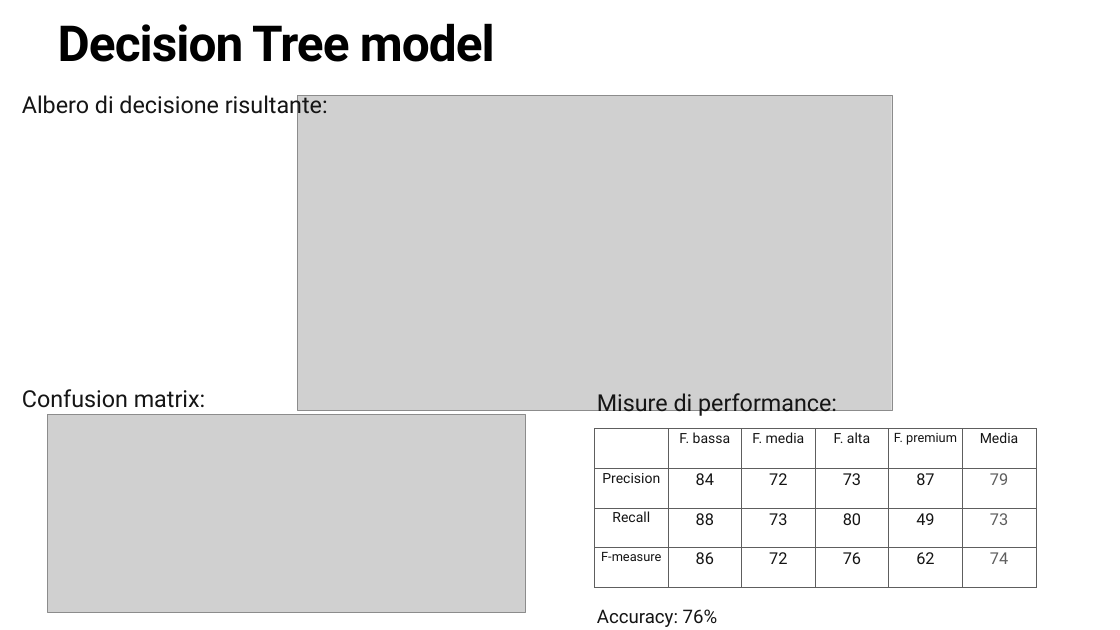
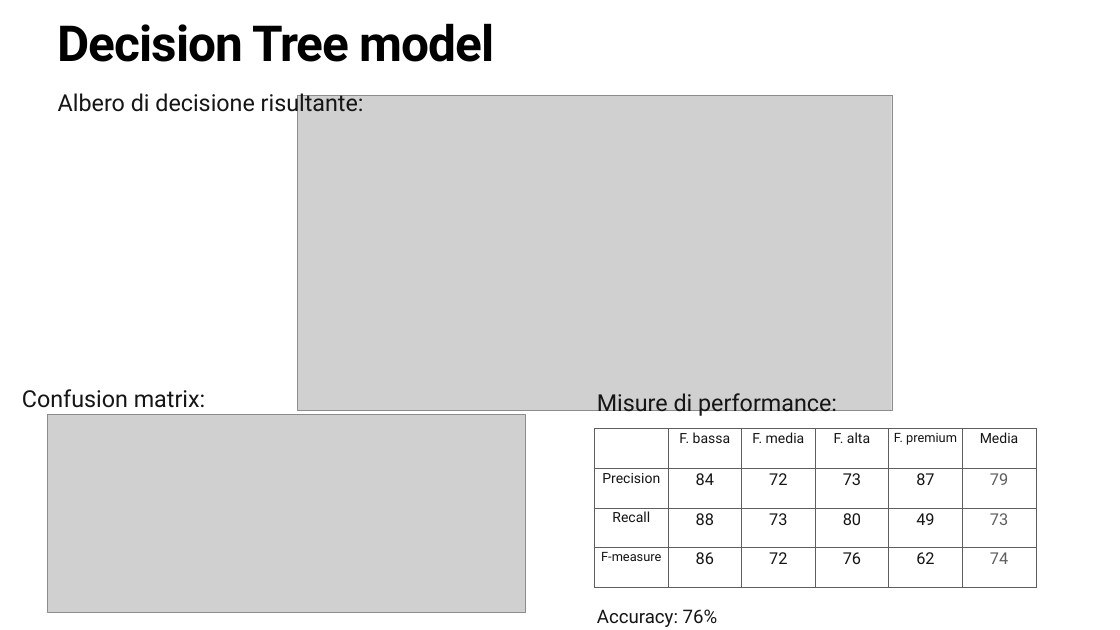
Before and after one commit to mik3sw/ML-project, a slide deck: slide 14 of Presentazione ML.pptx. Drawn at 1120x630 pixels with LibreOffice and Linux fonts; fonts in the diff are those of the drawing; grey boxes stand for pictures. Boxes give left, top, right and bottom in pixels: in the first picture for what was removed or moved away, otherwise in the second. Text is boxed around its words. In the diff, an @@ line names an element or a change of style, - is before the commit and + after.

```diff
--- a/Presentazione ML.pptx
+++ b/Presentazione ML.pptx
@@ text "Albero di decisione risultante:" moved from (x1=22, y1=95, x2=328, y2=119) to (x1=58, y1=90, x2=364, y2=117) @@
```
Also in this commit, not shown: 7 other slides changed.
